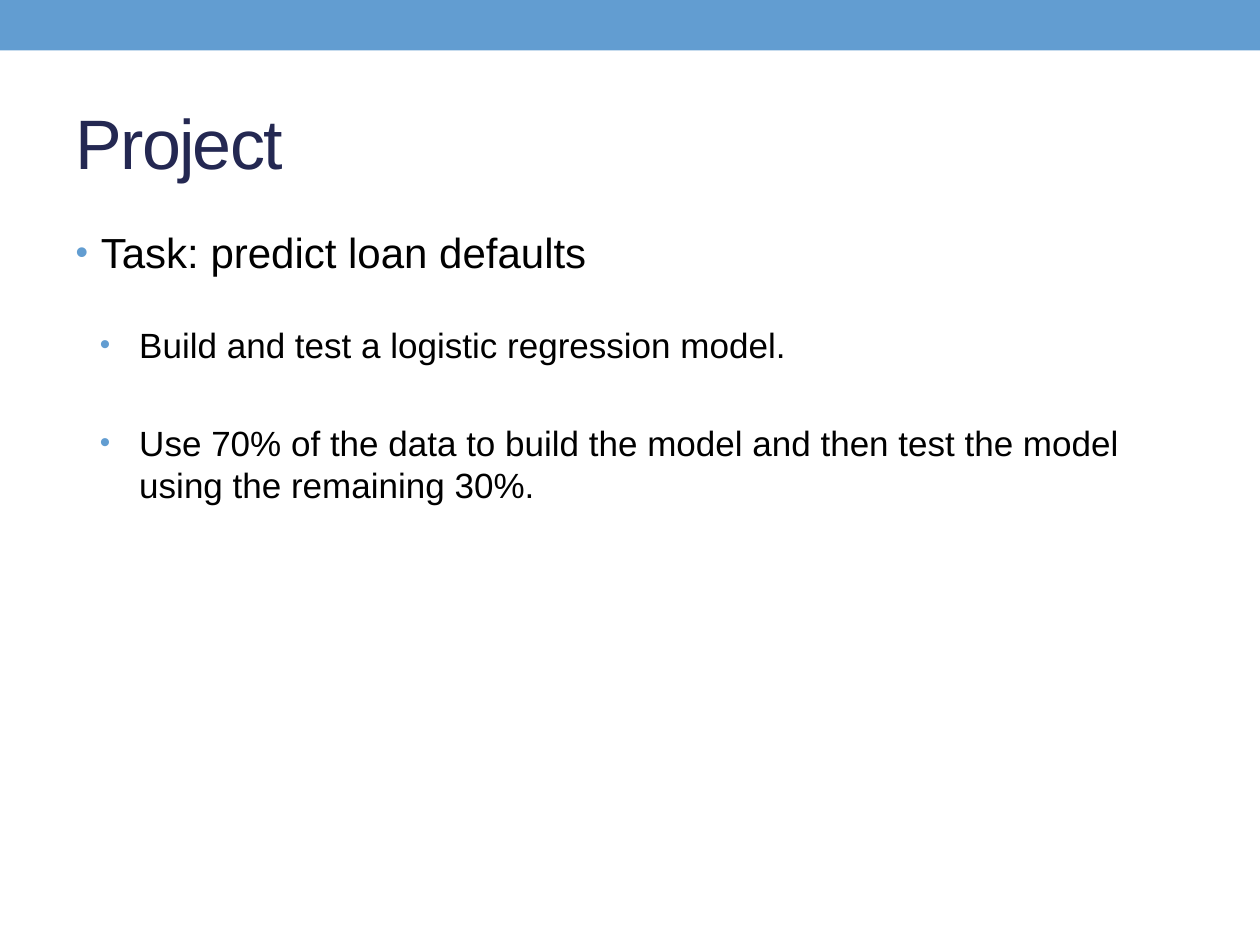
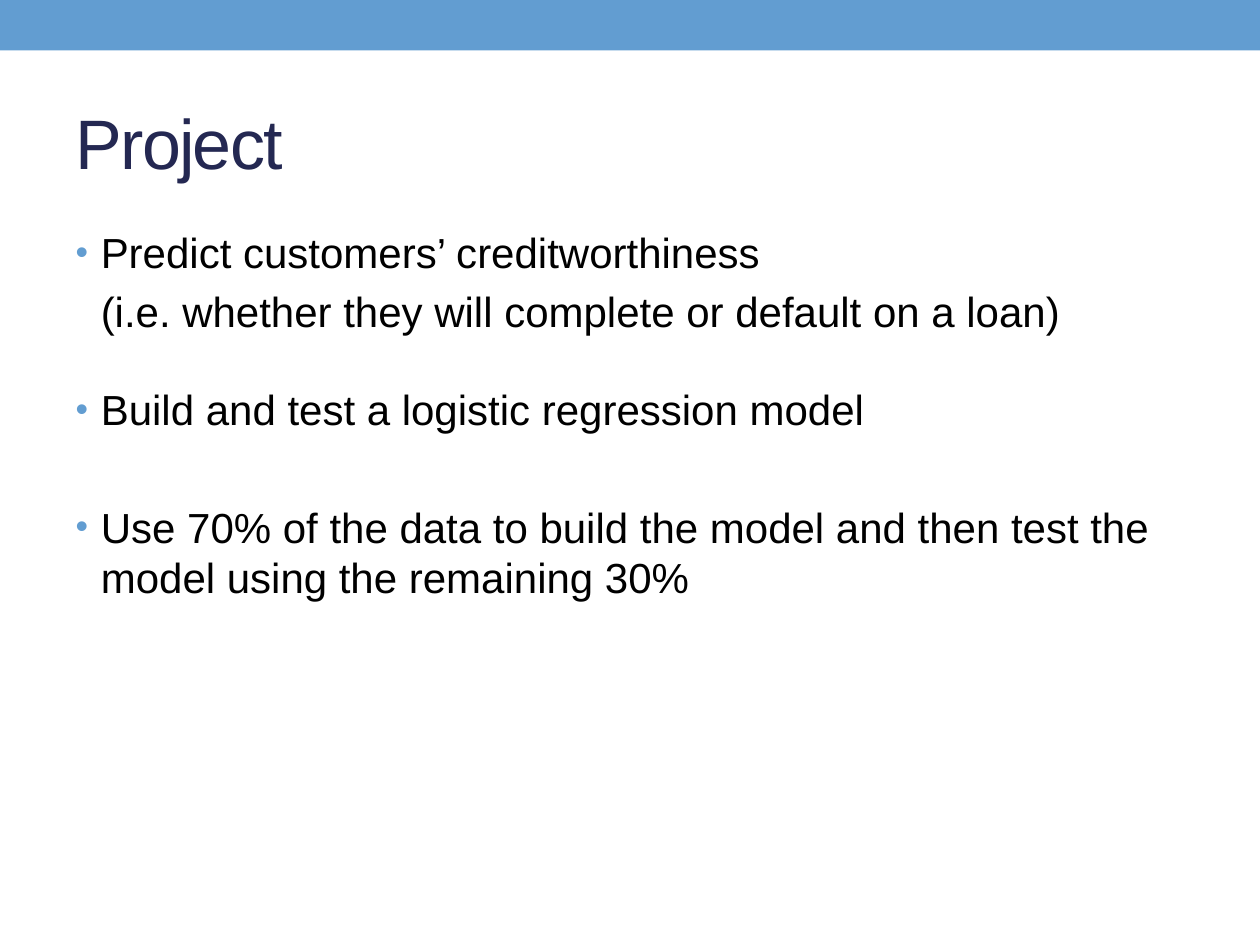
Before and after one commit to Son17/Data-Science-Projects, a slide deck: slide 3 of LG presentation.pptx (slide 2 before the commit). Drawn at 1260x945 pixels with LibreOffice and Linux fonts; fonts in the diff are those of the drawing. Boxes give left, top, right and bottom in pixels: in the first picture for what was removed or moved away, otherwise in the second. Text is boxed around its words. In the diff, an @@ line names an element or a change of style, - is before the commit and + after.

```diff
--- a/LG presentation.pptx
+++ b/LG presentation.pptx
@@ text at bbox=[101, 237, 1148, 602]: text changed; size 20 to 24 pt @@
-• Task: predict loan defaults
-• Build and test a logistic regression model.
-• Use 70% of the data to build the model and then test the model using the remaining 30%.
+• Predict customers’ creditworthiness
+(i.e. whether they will complete or default on a loan)
+• Build and test a logistic regression model
+• Use 70% of the data to build the model and then test the model using the remaining 30%
```
Also in this commit, not shown: 17 other slides changed, 9 slides added, 4 slides removed, 1 other file.
